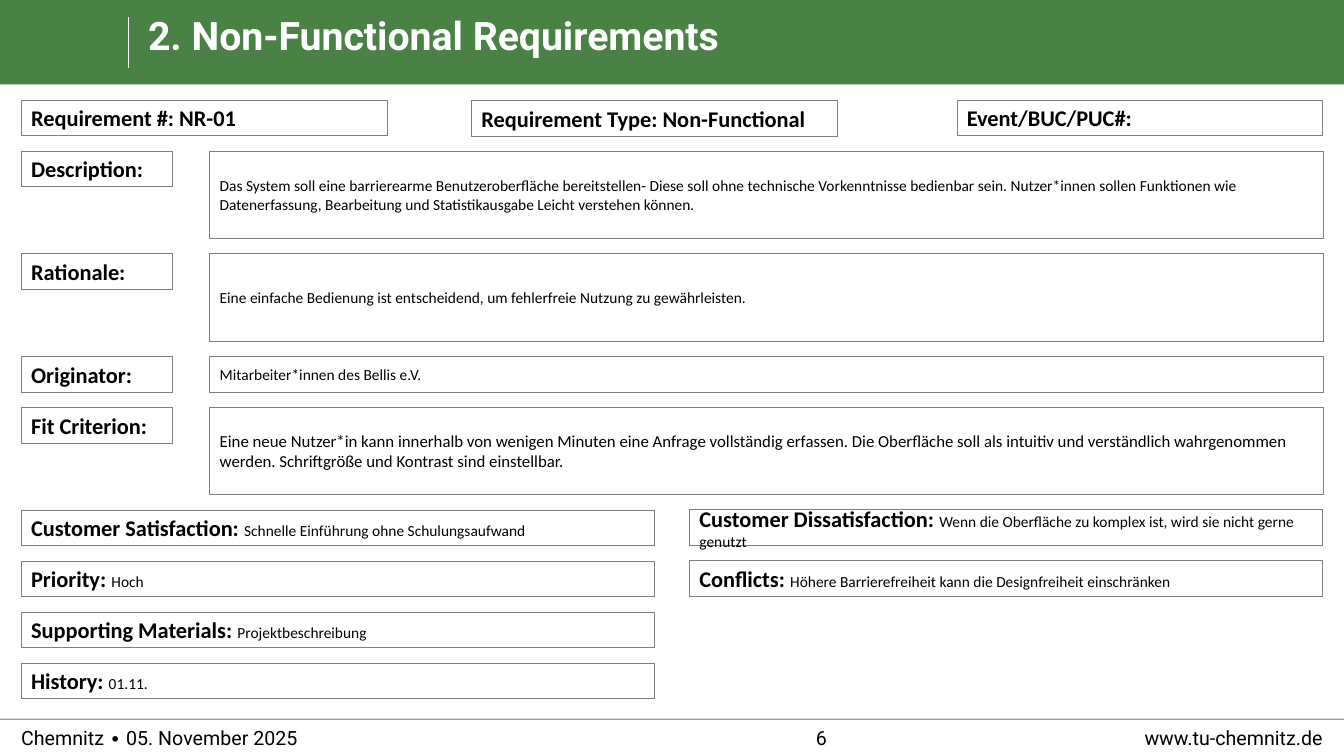
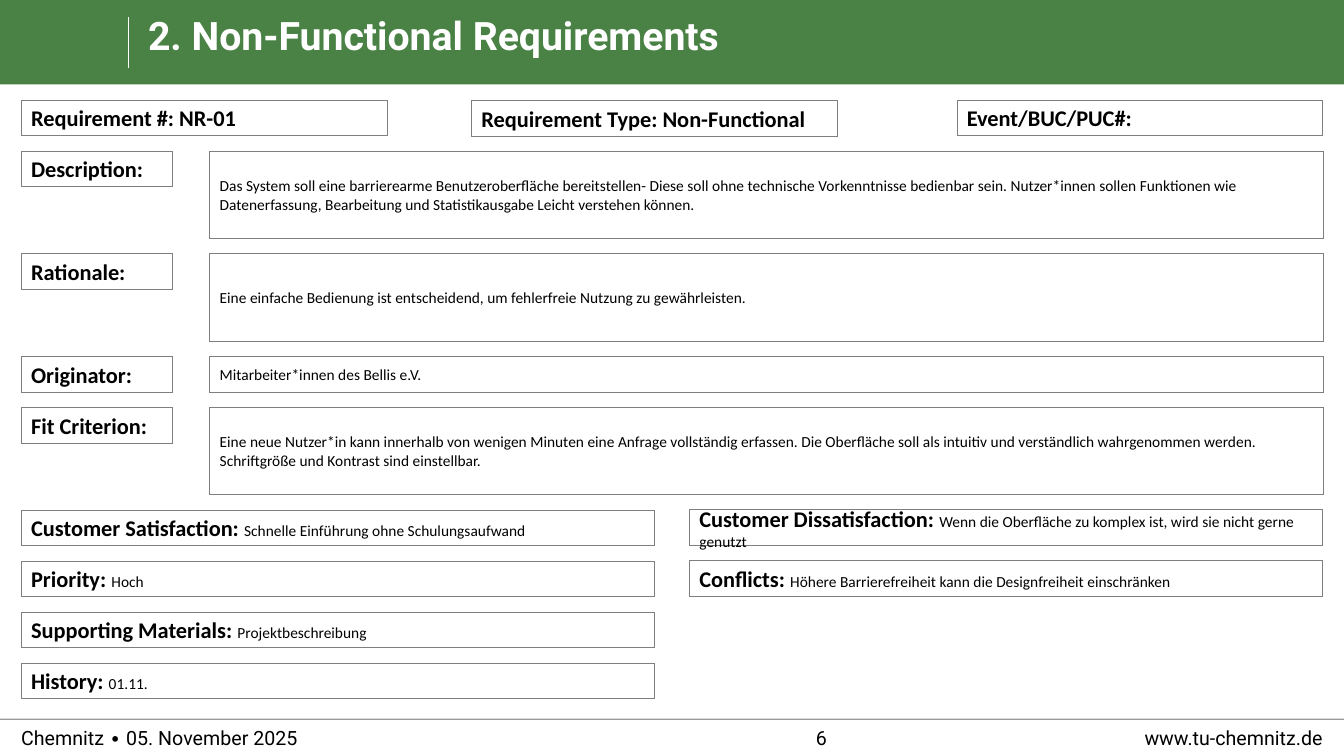
Before and after one commit to cojuwon/Praktikum-Softwareengineering-TU-Chemnitz, a slide deck: slide 6 of requirements/Snow_Cards.pptx. Drawn at 1344x756 pixels with LibreOffice and Linux fonts; fonts in the diff are those of the drawing; background and template pictures are left out. Boxes give left, top, right and bottom in pixels: in the first picture for what was removed or moved away, otherwise in the second. Text is boxed around its words. In the diff, an @@ line names an element or a change of style, - is before the commit and + after.

```diff
--- a/requirements/Snow_Cards.pptx
+++ b/requirements/Snow_Cards.pptx
@@ rectangle "Eine neue Nutzer*in kann innerhalb ..." at (x1=210, y1=407, x2=1323, y2=495): size 12 to 11 pt @@
```
Also in this commit, not shown: 1 other slide changed, 1 slide added.
